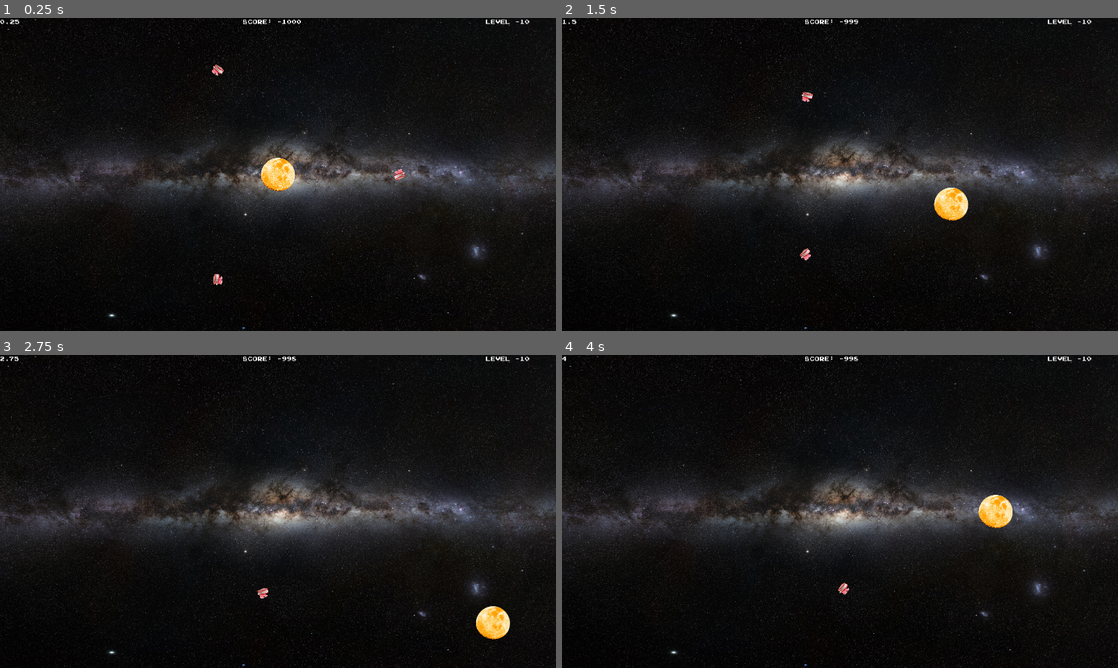
Above: before the commit, frames 1-4 (two rows, left to right).
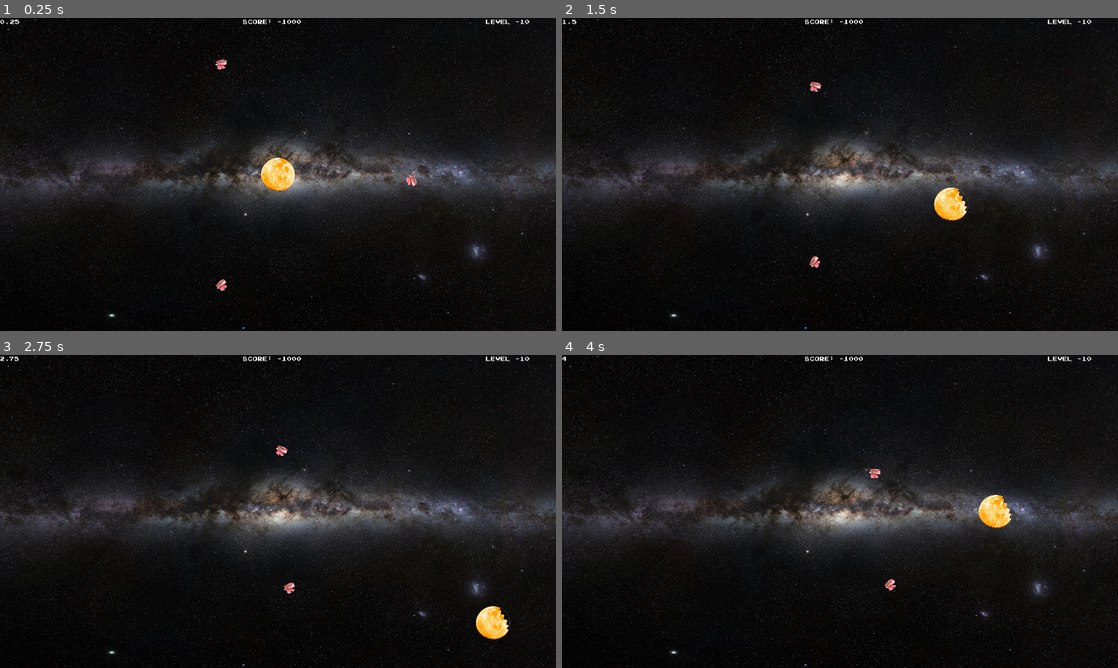
Above: after the commit, the same moments.

Repository: PushingPolygons/moonchomper-RosemaryKoshy
Game: Godot game, scene res://level/level.tscn
Same seed, same stepped clock (60 frames per second), same inputs: the game is played once before the commit and once after it.
Inputs (mouse positions are in pixels of both pictures, inside the frame that each line leads up to):
- Up to frame 1 (0.25 s): no input
- Up to frame 2 (1.5 s): move the mouse to (951, 174) at 0.52 s; press the mouse at (951, 174) at 0.53 s; hold Right (ui_right) 0.53-1.28 s; right-click (951, 174) at 0.8 s; move the mouse to (801, 255) at 1.27 s; release the mouse at (801, 255) at 1.28 s; hold Down (ui_down) from 1.28 s (still down); right-click (801, 255) at 1.35 s
- Up to frame 3 (2.75 s): click (239, 592) at 1.55 s; move the mouse to (255, 445) at 2.02 s; release Down (ui_down) at 2.03 s; press the mouse at (255, 445) at 2.03 s; hold Right (ui_right) from 2.03 s (still down); right-click (255, 445) at 2.3 s
- Up to frame 4 (4 s): move the mouse to (812, 574) at 2.77 s; release Right (ui_right) at 2.78 s; release the mouse at (812, 574) at 2.78 s; hold Up (ui_up) 2.78-3.53 s; right-click (812, 574) at 2.85 s; click (812, 574) at 3.05 s; move the mouse to (1006, 558) at 3.52 s; press the mouse at (1006, 558) at 3.53 s; hold Left (ui_left) from 3.53 s (still down); right-click (1006, 558) at 3.8 s

The runs differ from the first frame. In frame 1, 0.3% of the frame differs, in the area x 38-75%, y 13-88%; in frame 2, 0.3%; in frame 3, 0.2%; in frame 4, 0.2%.

Commit message:
whiplash/orbit overhaul

Diff:
--- a/code/chomper/assets/chomper.gd
+++ b/code/chomper/assets/chomper.gd
@@ -4,25 +4,28 @@
 const defaultspeed: float = 108.0
 const chomper_textures: Array = [
 	[
-		preload("res://chomper/assets/chomper.png"),
-		preload("res://chomper/assets/chomper-open.png"),
-		preload("res://chomper/assets/chomper-xopen.png")
+		preload('res://chomper/assets/chomper.png'),
+		preload('res://chomper/assets/chomper-open.png'),
+		preload('res://chomper/assets/chomper-xopen.png')
 	],
 	[
-		preload("res://chomper/assets/chomper-2.png"),
-		preload("res://chomper/assets/chomper-open-2.png"),
-		preload("res://chomper/assets/chomper-xopen-2.png")],
+		preload('res://chomper/assets/chomper-2.png'),
+		preload('res://chomper/assets/chomper-open-2.png'),
+		preload('res://chomper/assets/chomper-xopen-2.png')],
 	[
-		preload("res://chomper/assets/chomper-3.png"),
-		preload("res://chomper/assets/chomper-open-3.png"),
-		preload("res://chomper/assets/chomper-xopen-3.png")
+		preload('res://chomper/assets/chomper-3.png'),
+		preload('res://chomper/assets/chomper-open-3.png'),
+		preload('res://chomper/assets/chomper-xopen-3.png')
 	]
 ]
+var frame: int = 0
 
 # Member variables:
 var _moon: Moon = null
 var health: int = 1
 var speed: float = defaultspeed
+var angle: float = 0.0
+var whiplash: float = 64.0
 
 func initialize(moon: Moon):
 	update_texture()
@@ -30,21 +33,22 @@
 
 # Called every frame. delta_t is the time since the previous frame
 func _process(delta_t: float):
-	self.look_at(_moon.position)
-	self.translate(speed * delta_t * self.position.direction_to(_moon.position))
+	self.rotate(self.get_angle_to(_moon.position) / whiplash)
+	angle = get_rotation()
+	self.translate(speed * delta_t * Vector2(cos(angle), sin(angle)))
 
 func _on_Area2D_input_event(_viewport: Node, event: InputEvent, _shape_idx: int):
 	# TODO: health packs
-	if event.is_action_pressed("left_click"):
+	if event.is_action_pressed('left_click'):
 		self.health -= 1
 		update_texture()
 		if self.health <= 0:
-			get_node("/root/Level/Menu").update_score(get_node("/root/Level").difficulty)
+			get_node('/root/Level/Menu').update_score(get_node('/root/Level').difficulty)
 			self.queue_free() # Destroy chomper.
 			get_parent().destroy_chomper(1)
 			if get_parent().chomper_count < 1:
 				get_parent().next_level()
-	if event.is_action_pressed("right_click"):
+	if event.is_action_pressed('right_click'):
 		self.speed /= 2.0
 		update_texture()
 
--- a/code/level/assets/level.gd
+++ b/code/level/assets/level.gd
@@ -7,20 +7,19 @@
 const difficulty_max: int = 3
 const win_level: int = 11
 const sky_textures: Array = [
-	preload("res://level/assets/sky-1.jpg"),
-	preload("res://level/assets/sky-2.jpg"),
-	preload("res://level/assets/sky-3.jpg")
+	preload('res://level/assets/sky-1.jpg'),
+	preload('res://level/assets/sky-2.jpg'),
+	preload('res://level/assets/sky-3.jpg')
 ]
-const chomper_ps: PackedScene = preload("res://chomper/chomper.tscn")
-const menu_ps: PackedScene = preload("res://menu/menu.tscn")
-const success = preload("res://level/assets/success.jpg")
-const failure = preload("res://level/assets/failure.jpg")
-const gameover = preload("res://level/assets/gameover.jpg")
+const chomper_ps: PackedScene = preload('res://chomper/chomper.tscn')
+const menu_ps: PackedScene = preload('res://menu/menu.tscn')
+const success = preload('res://level/assets/success.jpg')
+const failure = preload('res://level/assets/failure.jpg')
+const gameover = preload('res://level/assets/gameover.jpg')
 
 # Member variables:
 var chomper_count: int = 0
 var difficulty: int = 0  #exceeds difficulty_max for player to win
-var center: Vector2 = Vector2(0, 0)
 
 export var chomper_min: int = 1
 export var chomper_max: int = 4
@@ -28,7 +27,6 @@
 
 # When Level starts
 func _ready() -> void:
-	center = get_viewport().get_visible_rect().size / 2
 	# avoid multiple menus
 	if not len(get_tree().get_nodes_in_group('menu')):
 		spawn_menu()
@@ -40,41 +38,43 @@
 func spawn_menu():
 	var menu: Menu = menu_ps.instance()
 	self.add_child(menu)
-	menu.add_to_group("menu")
+	menu.add_to_group('menu')
 
 func start_level():
 	print('Start level ', difficulty)
-	$Menu/Level.text = "Level " + str(difficulty - win_level)
+	$Menu/Level.text = 'Level ' + str(difficulty - win_level)
 	$Sky.texture = sky_textures[(difficulty - 1) % difficulty_max]
 	chomper_count = randi() % (difficulty * (chomper_max - chomper_min) + 1) + difficulty * chomper_min
 	spawn_enemies(chomper_count, chomper_distance)
-	print("Spawned ", chomper_count, " chompers")
+	print('Spawned ', chomper_count, ' chompers')
 
 func _process(_delta_t: float) -> void:
-	if Input.is_action_just_pressed("ui_cancel"):
+	if Input.is_action_just_pressed('ui_cancel'):
 		$Menu.toggle_pause()
 
 func spawn_enemies(count: int, radius: float) -> void:
+	var moon_pos: Vector2 = $Moon.get_position()
 	for i in count:
 		var chomper: Chomper = chomper_ps.instance()
 		chomper.speed *= randi() % int(min(ceil(difficulty / 2.0), difficulty_max)) + 1
 		chomper.health *= randi() % int(min(ceil(difficulty / 2.0), difficulty_max)) + 1
+		chomper.whiplash = randi() % 64 + 1
 		if i % 2:
-			chomper.position.x = center.x + radius * sqrt(count) * chomper.speed * chomper.health * cos(2 * PI * i / count) / 108.0
-			chomper.position.y = center.y + radius * sqrt(count) * (chomper.speed + chomper.health) * sin(2 * PI * i / count) / 108.0
+			chomper.position.x = moon_pos.x + radius * sqrt(count) * chomper.speed * chomper.health * cos(2 * PI * i / count) / 108.0
+			chomper.position.y = moon_pos.y + radius * sqrt(count) * (chomper.speed + chomper.health) * sin(2 * PI * i / count) / 108.0
 		else:
-			chomper.position.x = center.x + radius * sqrt(count) * (chomper.speed + chomper.health) * cos(2 * PI * i / count) / 108.0
-			chomper.position.y = center.y + radius * sqrt(count) * chomper.speed * chomper.health * sin(2 * PI * i / count) / 108.0
+			chomper.position.x = moon_pos.x + radius * sqrt(count) * (chomper.speed + chomper.health) * cos(2 * PI * i / count) / 108.0
+			chomper.position.y = moon_pos.y + radius * sqrt(count) * chomper.speed * chomper.health * sin(2 * PI * i / count) / 108.0
 		chomper.initialize($Moon)
 		self.add_child(chomper)
-		chomper.add_to_group("enemies")
+		chomper.add_to_group('enemies')
 
 func destroy_chomper(how_many: int) -> void:
 	chomper_count -= how_many
 	if how_many == 1:
-		print("Chomper destroyed: ", chomper_count, " remaining")
+		print('Chomper destroyed: ', chomper_count, ' remaining')
 	else:
-		print(how_many, "chompers destroyed: ", chomper_count, " remaining")
+		print(how_many, 'chompers destroyed: ', chomper_count, ' remaining')
 
 func killall(what: String) -> void:
 	for child in get_tree().get_nodes_in_group(what):
--- a/code/menu/assets/menu.gd
+++ b/code/menu/assets/menu.gd
@@ -2,7 +2,7 @@
 class_name Menu
 
 var level: Node = null
-var min_score: int = -1000
+const min_score: int = -1000
 var score: int = min_score
 
 # Called when the menu enters the scene
@@ -18,8 +18,8 @@
 
 func _on_Restart_button_down():
 	# reset Level, Moon, and score
-	get_node("/root/Level")._ready()
-	get_node("/root/Level/Moon")._ready()
+	get_node('/root/Level')._ready()
+	get_node('/root/Level/Moon')._ready()
 	score = min_score
 	toggle_pause() # Resume game
 
@@ -37,4 +37,4 @@
 
 func update_score(delta_s):
 	score += delta_s
-	$Score.text = "score: " + str(score)
+	$Score.text = 'score: ' + str(score)
--- a/code/moon/assets/moon.gd
+++ b/code/moon/assets/moon.gd
@@ -3,12 +3,12 @@
 
 const speed: float = 512.0 # px/s
 const moon_textures: Array = [
-	preload("res://moon/assets/moon-health-0.png"),
-	preload("res://moon/assets/moon-health-1.png"),
-	preload("res://moon/assets/moon-health-2.png"),
-	preload("res://moon/assets/moon-health-3.png"),
-	preload("res://moon/assets/moon-health-4.png"),
-	preload("res://moon/assets/moon-health-5.png")
+	preload('res://moon/assets/moon-health-0.png'),
+	preload('res://moon/assets/moon-health-1.png'),
+	preload('res://moon/assets/moon-health-2.png'),
+	preload('res://moon/assets/moon-health-3.png'),
+	preload('res://moon/assets/moon-health-4.png'),
+	preload('res://moon/assets/moon-health-5.png')
 ]
 
 # Member variables:
@@ -30,13 +30,13 @@
 # Called every frame
 # delta_t is the time since the previous frame
 func _process(delta_t: float):
-	if Input.is_action_pressed("ui_up") and self.get_position().y > 0:
+	if Input.is_action_pressed('ui_up') and self.get_position().y > 0:
 		self.translate(Vector2.UP * speed * delta_t)
-	if Input.is_action_pressed("ui_down") and self.get_position().y < y_max:
+	if Input.is_action_pressed('ui_down') and self.get_position().y < y_max:
 		self.translate(Vector2.DOWN * speed * delta_t)
-	if Input.is_action_pressed("ui_left") and self.get_position().x > 0:
+	if Input.is_action_pressed('ui_left') and self.get_position().x > 0:
 		self.translate(Vector2.LEFT * speed * delta_t)
-	if Input.is_action_pressed("ui_right") and self.get_position().x < x_max:
+	if Input.is_action_pressed('ui_right') and self.get_position().x < x_max:
 		self.translate(Vector2.RIGHT * speed * delta_t)
 
 # Moon collision
@@ -57,5 +57,5 @@
 		$Area2D/Sprite.texture = moon_textures[0]
 		get_parent().game_over()
 	else:
-		print("Moon Health: ", health)
+		print('Moon Health: ', health)
 		$Area2D/Sprite.texture = moon_textures[health]
Not shown, changed: code/moonchomper.pck
Not shown, changed: code/moonchomper.zip
